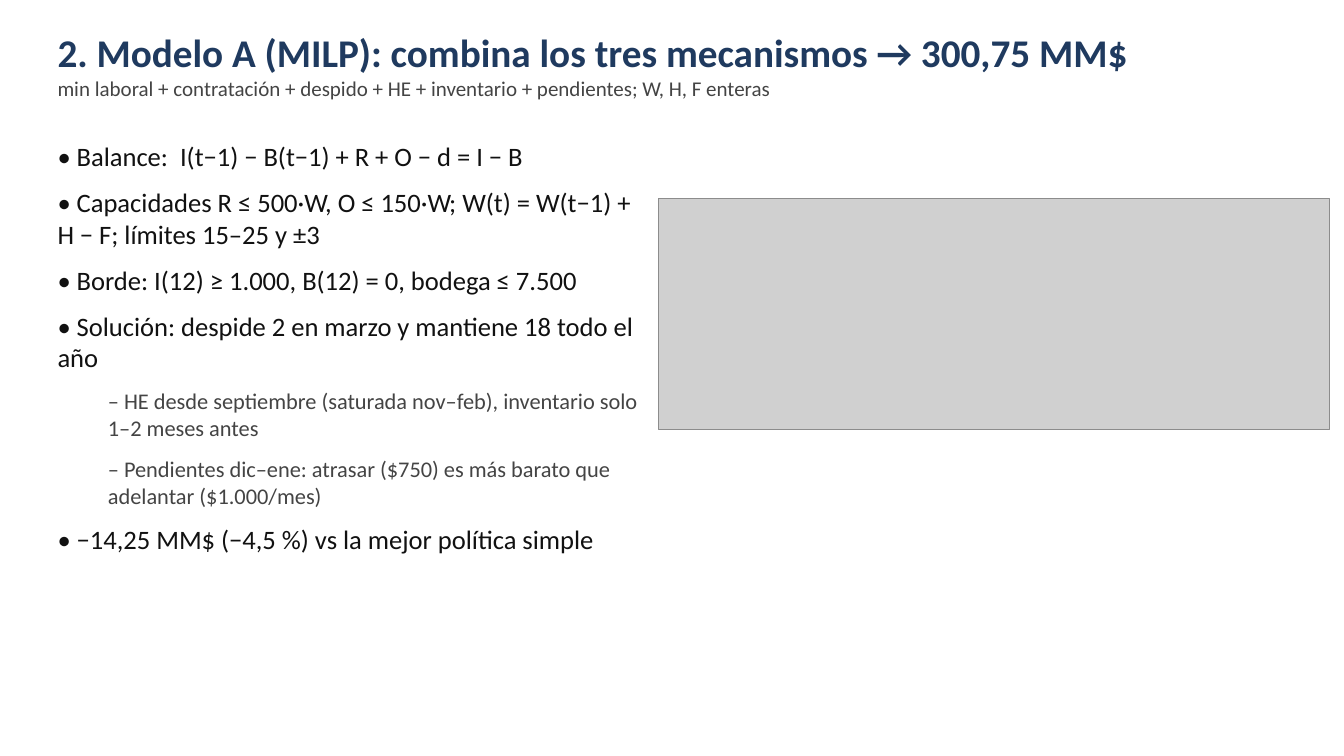
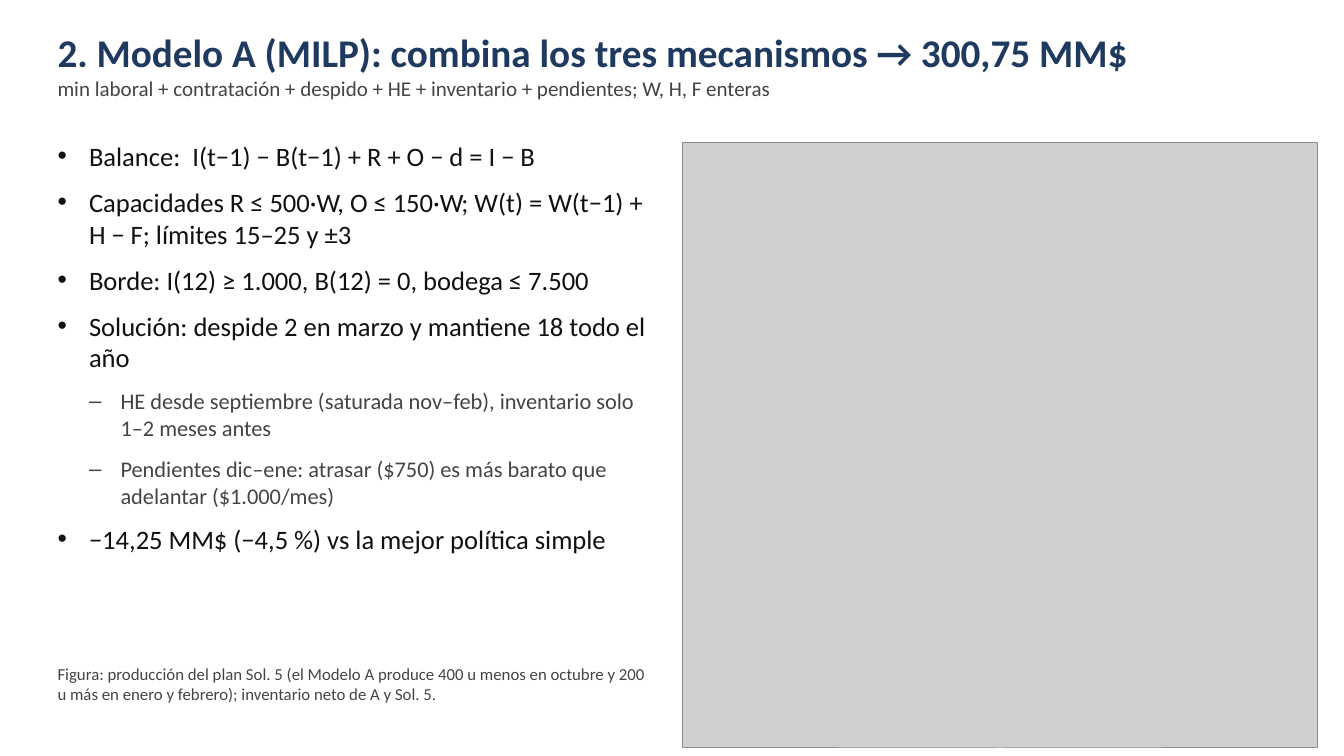
Before and after one commit to cdevidts/GDO-proyecto, a slide deck: slide 3 of proyecto/04_presentacion/Presentacion_Ventisur.pptx. Drawn at 1344x756 pixels with LibreOffice and Linux fonts; fonts in the diff are those of the drawing; grey boxes stand for pictures. Boxes give left, top, right and bottom in pixels: in the first picture for what was removed or moved away, otherwise in the second. Text is boxed around its words. In the diff, an @@ line names an element or a change of style, - is before the commit and + after.

```diff
--- a/proyecto/04_presentacion/Presentacion_Ventisur.pptx
+++ b/proyecto/04_presentacion/Presentacion_Ventisur.pptx
@@ text at box(89, 146, 645, 554): text changed @@
-• Balance: I(t−1) − B(t−1) + R + O − d = I − B
-• Capacidades R ≤ 500·W, O ≤ 150·W; W(t) = W(t−1) + H − F; límites 15–25 y ±3
-• Borde: I(12) ≥ 1.000, B(12) = 0, bodega ≤ 7.500
-• Solución: despide 2 en marzo y mantiene 18 todo el año
-  – HE desde septiembre (saturada nov–feb), inventario solo 1–2 meses antes
-  – Pendientes dic–ene: atrasar ($750) es más barato que adelantar ($1.000/mes)
-• −14,25 MM$ (−4,5 %) vs la mejor política simple
+• Balance: I(t−1) − B(t−1) + R + O − d = I − B
+• Capacidades R ≤ 500·W, O ≤ 150·W; W(t) = W(t−1) + H − F; límites 15–25 y ±3
+• Borde: I(12) ≥ 1.000, B(12) = 0, bodega ≤ 7.500
+• Solución: despide 2 en marzo y mantiene 18 todo el año
+  – HE desde septiembre (saturada nov–feb), inventario solo 1–2 meses antes
+  – Pendientes dic–ene: atrasar ($750) es más barato que adelantar ($1.000/mes)
+• −14,25 MM$ (−4,5 %) vs la mejor política simple
@@ picture: place and size @@
-picture at box(659, 199, 1330, 430)
+picture at box(683, 143, 1318, 748)
@@ text added at box(58, 668, 645, 703), 12 pt, text #444444 @@
+Figura: producción del plan Sol. 5 (el Modelo A produce 400 u menos en octubre y 200 u más en enero y febrero); inventario neto de A y Sol. 5.
```
Also in this commit, not shown: 6 other slides changed, 23 other files.
